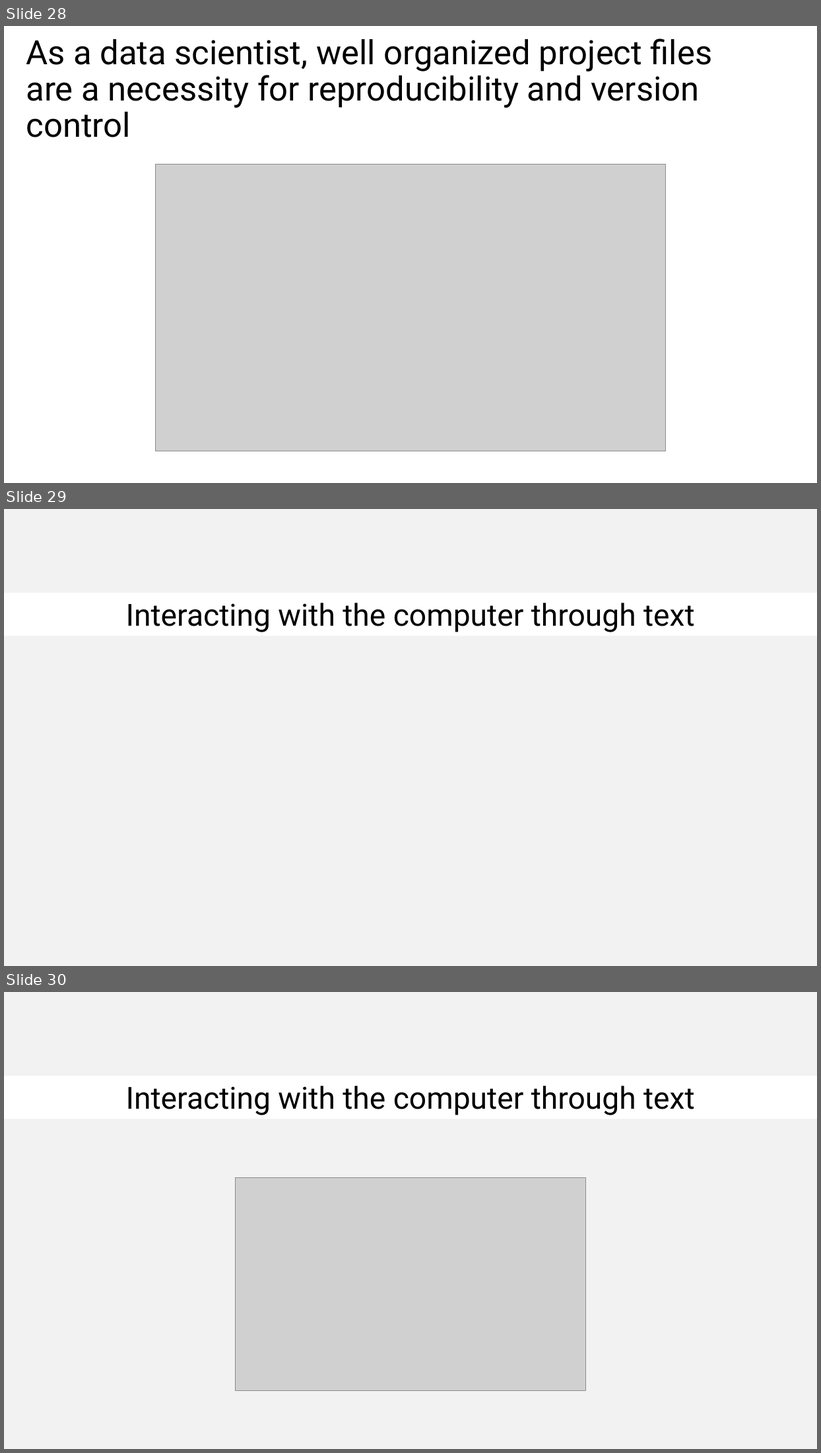
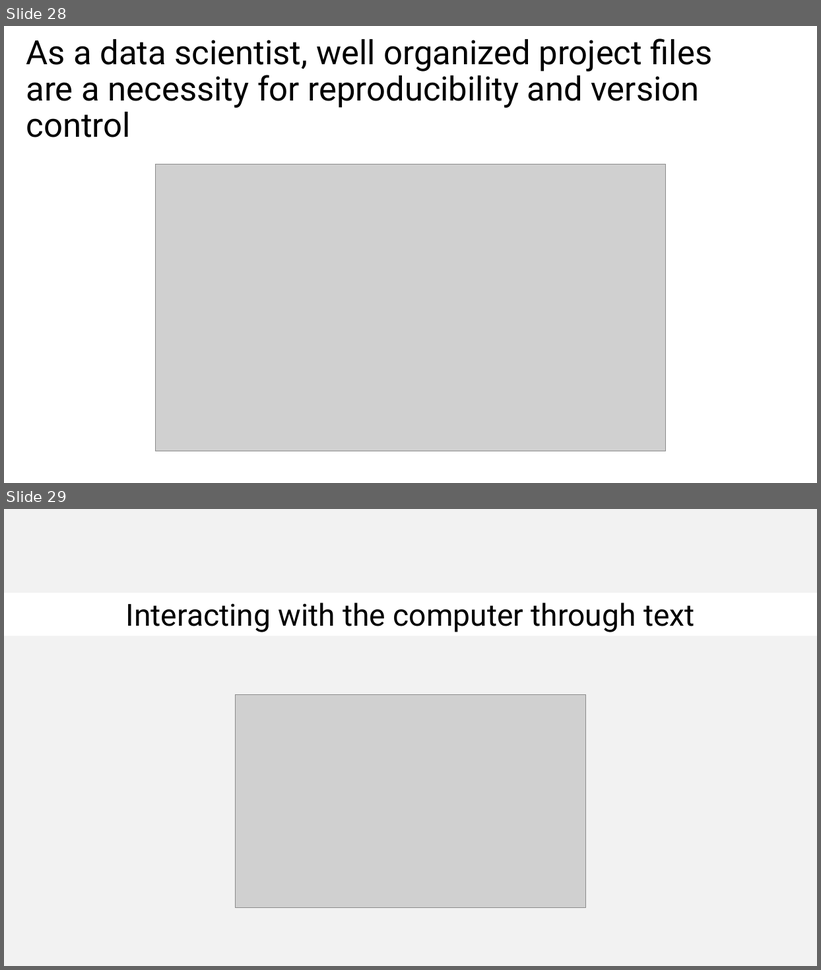
Before and after one commit to harvardinformatics/short-trainings, a slide deck: cmd-line-101/filesystems.pptx. Shown one above the other, each under a label of ours: slides 28, 29 and 30 before the commit, slides 28 and 29 after it. The pictures are 821x1453 and 821x970 pixels, drawn with LibreOffice and Linux fonts; fonts in the diff are those of the drawing; grey boxes stand for pictures. Boxes give left, top, right and bottom in pixels: in the first picture for what was removed or moved away, otherwise in the second. Text is boxed around its words. In the diff, an @@ line names an element or a change of style, - is before the commit and + after.

```diff
--- a/cmd-line-101/filesystems.pptx
+++ b/cmd-line-101/filesystems.pptx
@@ slide 29 removed at (4, 509, 817, 966), background #FFFFFF @@
@@ rectangle removed at (4, 509, 817, 966) @@
@@ rectangle removed at (4, 593, 817, 636) @@
-Interacting with the computer through text
@@ what was slide 30 is now slide 29 @@
```
Also in this commit, not shown: 4 slides changed, 1 slide added, 1 other slide removed.
